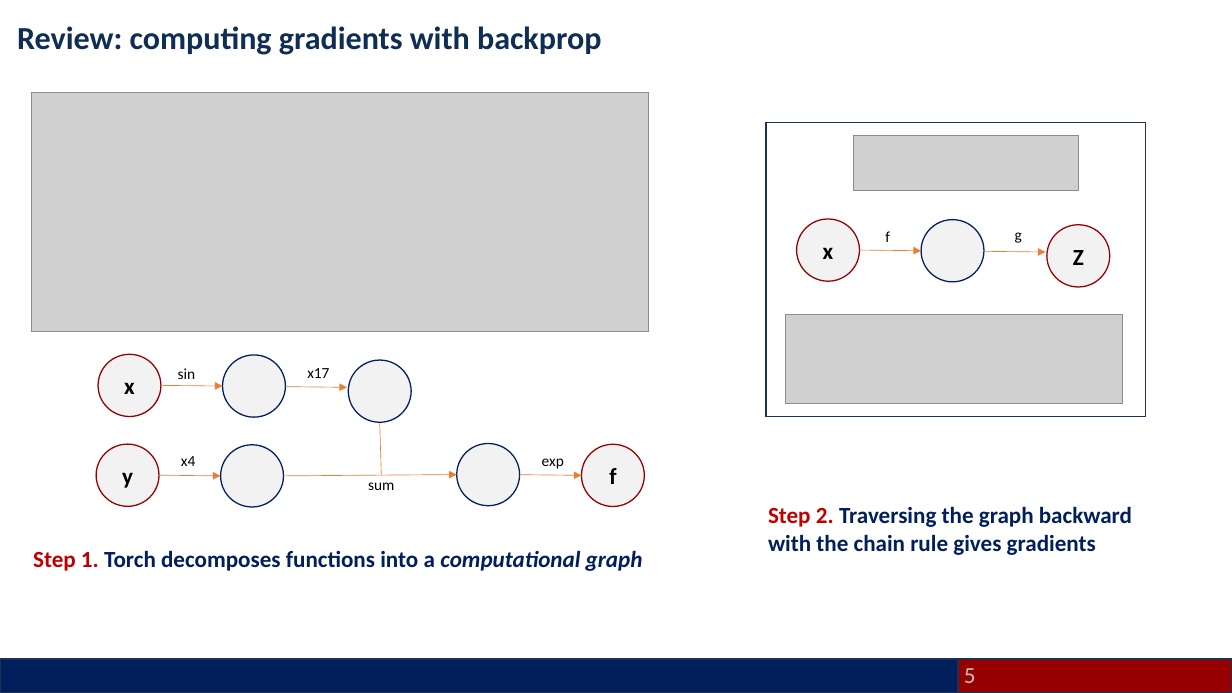
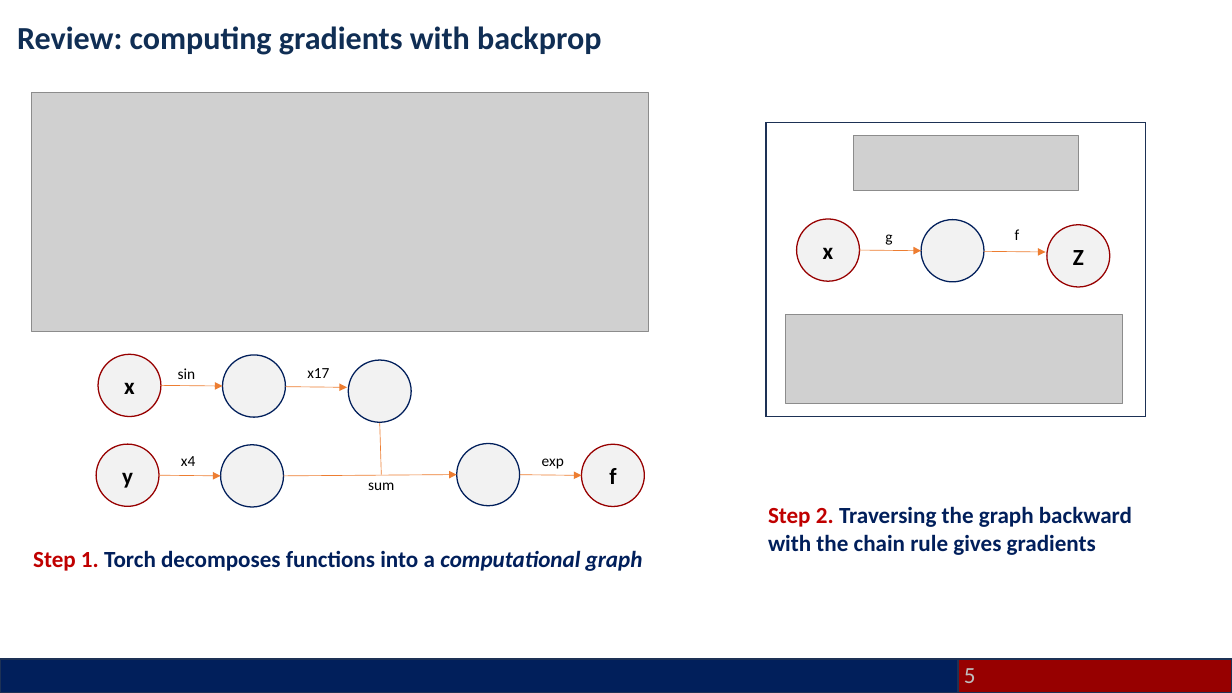
Before and after one commit to natrask/engr1050-fall2026, a slide deck: slide 5 of NewMaterial/Lecture24/Lecture_24.pptx. Drawn at 1232x693 pixels with LibreOffice and Linux fonts; fonts in the diff are those of the drawing; grey boxes stand for pictures. Boxes give left, top, right and bottom in pixels: in the first picture for what was removed or moved away, otherwise in the second. Text is boxed around its words. In the diff, an @@ line names an element or a change of style, - is before the commit and + after.

```diff
--- a/NewMaterial/Lecture24/Lecture_24.pptx
+++ b/NewMaterial/Lecture24/Lecture_24.pptx
@@ text "g": place and size @@
-text "g" at [1015,232,1022,243]
+text "g" at [885,234,892,245]
@@ text "f": place and size @@
-text "f" at [885,231,890,242]
+text "f" at [1015,229,1020,240]
```
Also in this commit, not shown: 1 other file.
